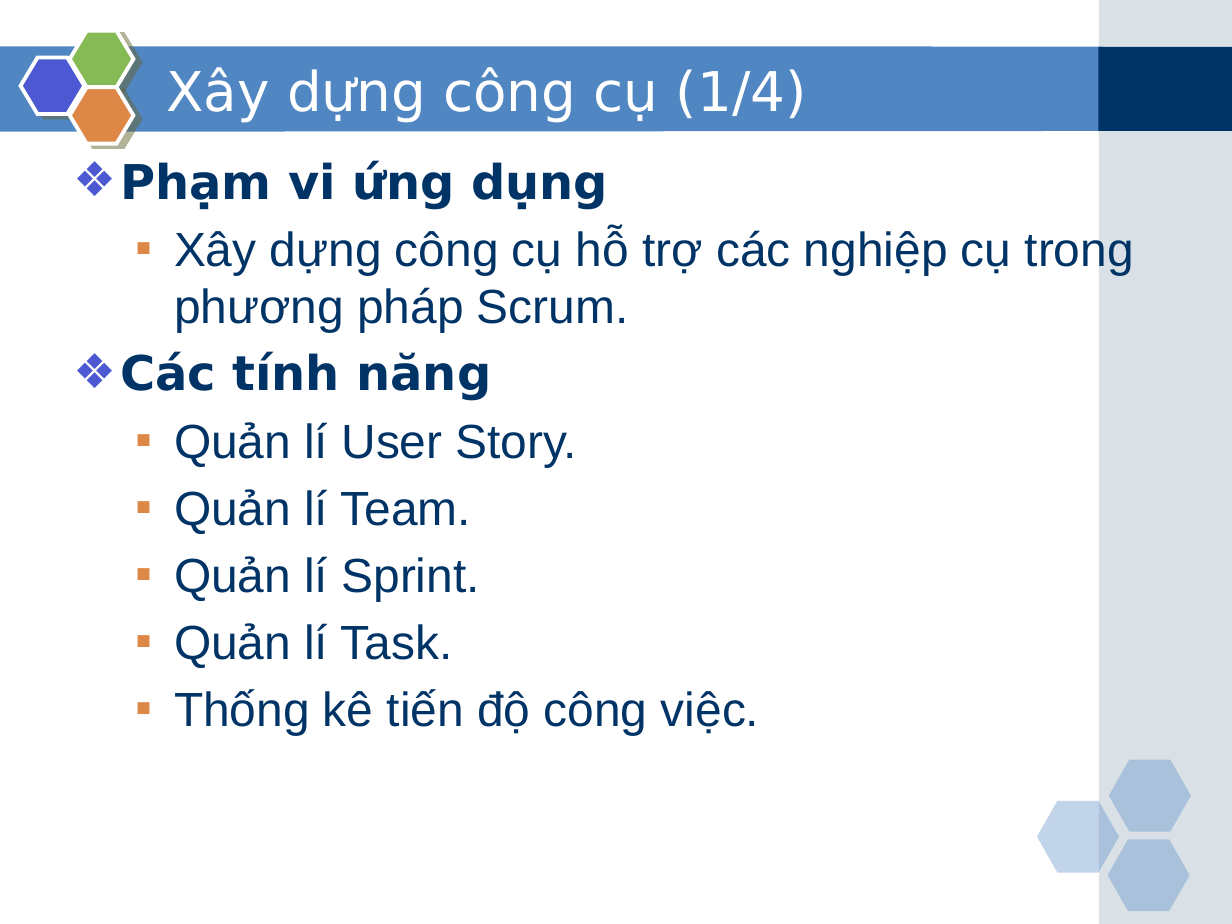
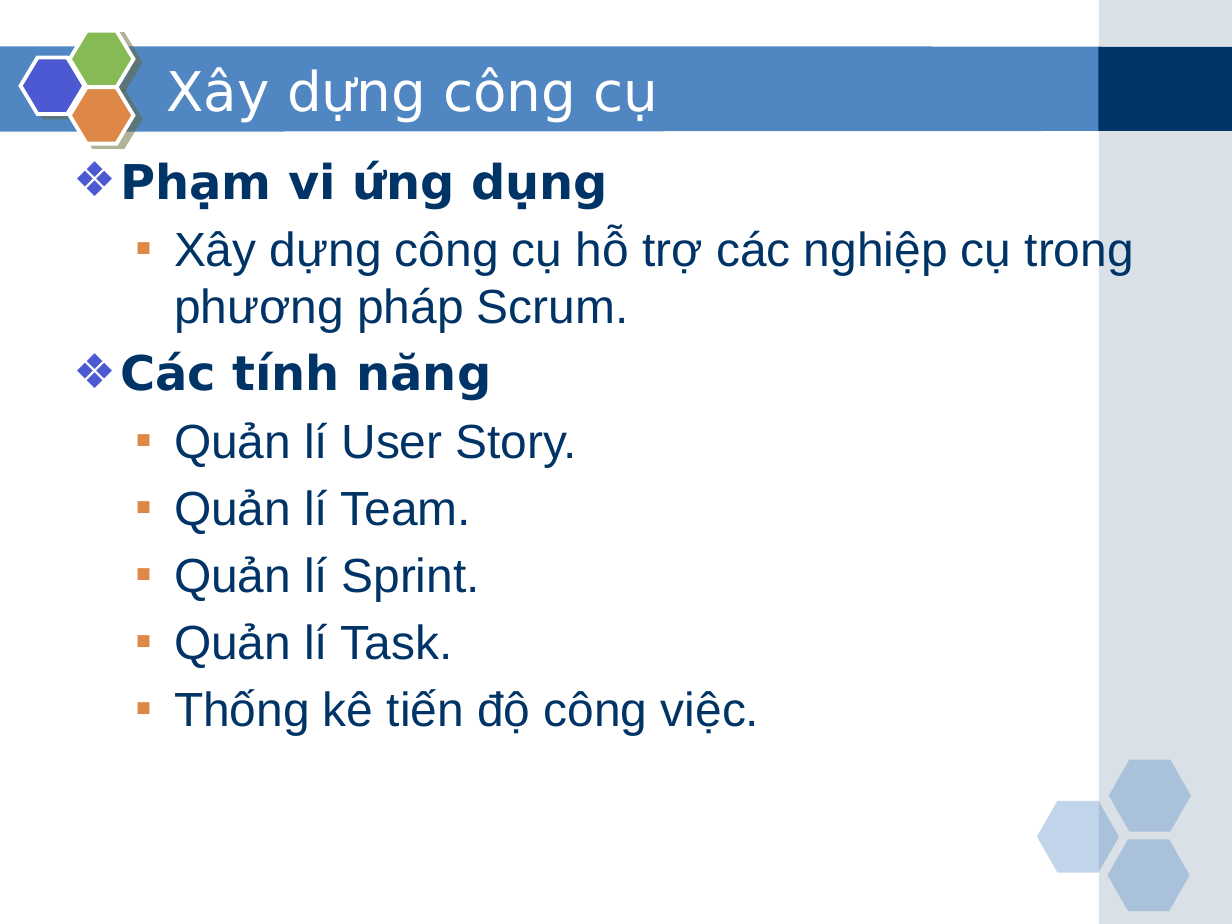
Before and after one commit to phamduong/graduation-project-agile-tool, a slide deck: slide 18 of Báo cáo/Slide bao cao.pptx. Drawn at 1232x924 pixels with LibreOffice and Linux fonts; fonts in the diff are those of the drawing. Boxes give left, top, right and bottom in pixels: in the first picture for what was removed or moved away, otherwise in the second. Text is boxed around its words. In the diff, an @@ line names an element or a change of style, - is before the commit and + after.

```diff
--- a/Báo cáo/Slide bao cao.pptx
+++ b/Báo cáo/Slide bao cao.pptx
@@ title at box(166, 67, 659, 122): text changed @@
-Xây dựng công cụ (1/4)
+Xây dựng công cụ
```
Also in this commit, not shown: 15 other slides changed, 7 other files.
